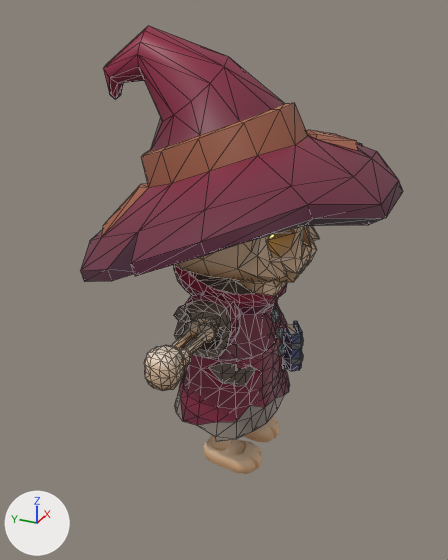
The glTF model apps/client/public/models/characters/skeleton_mage.glb as it was, and as the next commit left it.
One viewpoint serves both versions: a camera (50 mm lens) standing at (-3.14, -1.34, 2.77) and looking at (-0.26, -0.04, 1.33). Every picture has the same lights, and +X, +Y and +Z are marked at lower left. The older version comes first. Mesh edges are drawn as thin lines on the coarser meshes. Where no turn or scale is listed for an object, it has been applied to the vertices.

The first picture shows 'Skeleton_Mage_ArmRight', 'Skeleton_Mage_Body', 'Skeleton_Mage_Hat', 'Skeleton_Mage_Jaw', 'Skeleton_Mage_LegRight', 'Skeleton_Mage_Skull' and 1 more.
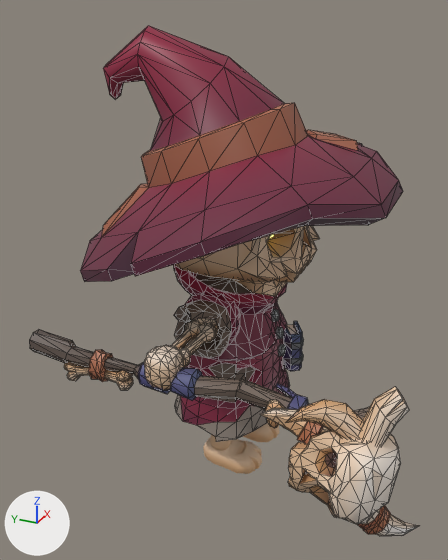
Commit message: feat: arm the skeleton monsters

Edits to the bpy script that builds the scene:
```text
Add me_cylinder_004:
    me_cylinder_004.from_pydata(...)  # 790 vertices, 1519 faces; spans x -0.3..0.3, y -1.05..1.05, z -0.38..0.38
    me_cylinder_004.materials.append(mat_skeleton)  # picture img_skeleton_texture
Add ob_skeleton_staff:
    ob_skeleton_staff = bpy.data.objects.new('Skeleton_Staff', me_cylinder_004)
    ob_skeleton_staff.location = (-1.042, -0.238, 1.041)
```

Where the change shows, as pixel boxes (x1, y1, x2, y2) in the pictures (448 x 560 px):
'Skeleton_Staff', added
    after: (29, 329, 419, 536)
